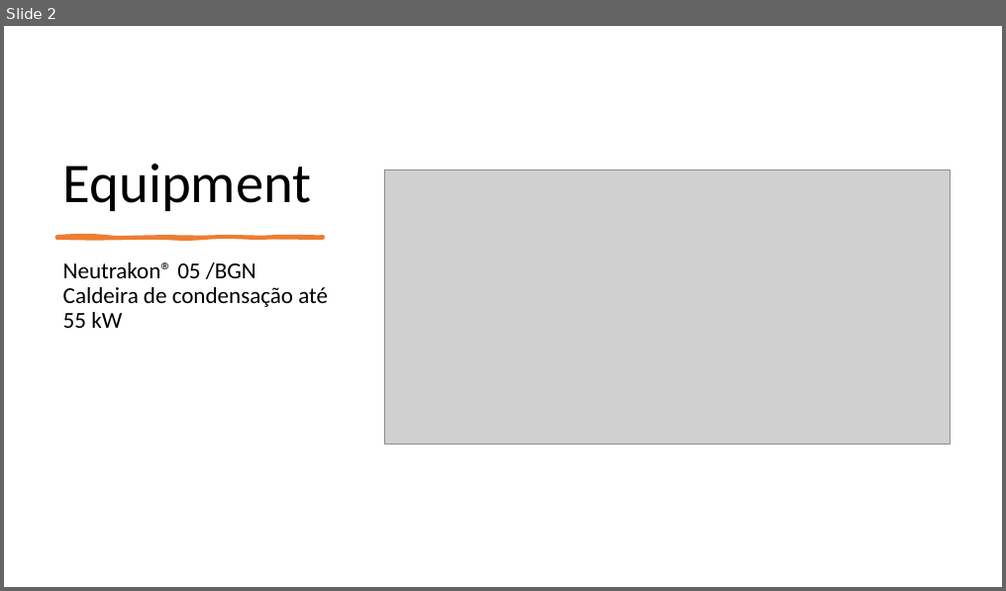
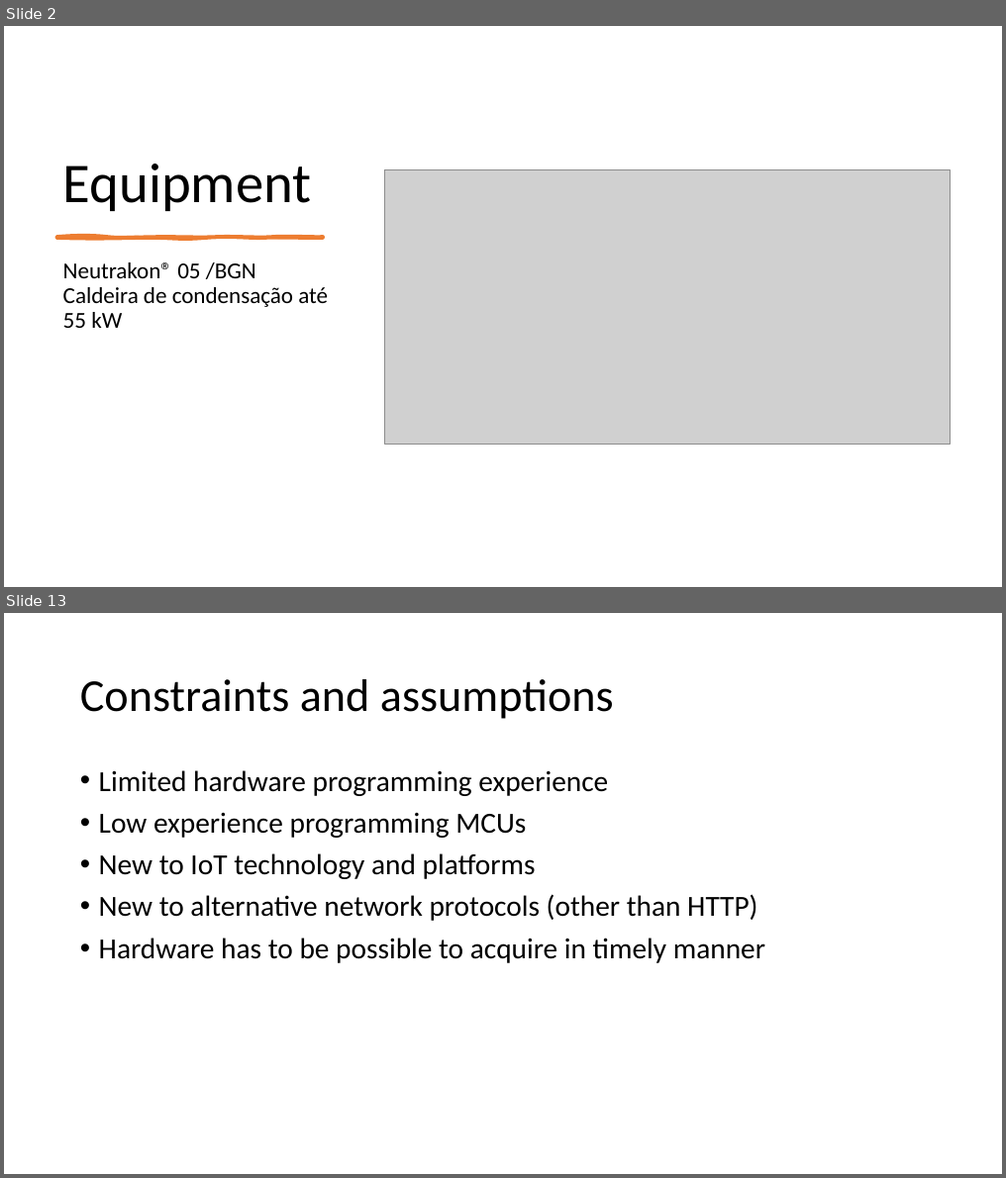
Before and after one commit to MiguelRocha2001/PS-Monitor-IoT-System, a slide deck: Presentation/Presentation.pptx. Shown one above the other, each under a label of ours: slide 2 before the commit, slides 2 and 13 after it; the slides between them are not shown. The pictures are 1006x591 and 1006x1178 pixels, drawn with LibreOffice and Linux fonts; fonts in the diff are those of the drawing; grey boxes stand for pictures. Boxes give left, top, right and bottom in pixels: in the first picture for what was removed or moved away, otherwise in the second. Text is boxed around its words. In the diff, an @@ line names an element or a change of style, - is before the commit and + after.

```diff
--- a/Presentation/Presentation.pptx
+++ b/Presentation/Presentation.pptx
@@ slide 13 added at (4,613,1002,1174), background #FFFFFF @@
@@ title added at (80,679,614,719), 44 pt, text #000000 @@
+Constraints and assumptions
@@ text added at (99,770,765,963), 28 pt, text #000000 @@
+• Limited hardware programming experience
+• Low experience programming MCUs
+• New to IoT technology and platforms
+• New to alternative network protocols (other than HTTP)
+• Hardware has to be possible to acquire in timely manner
```
Also in this commit, not shown: 3 slides changed, 13 other slides added, 20 other files.
